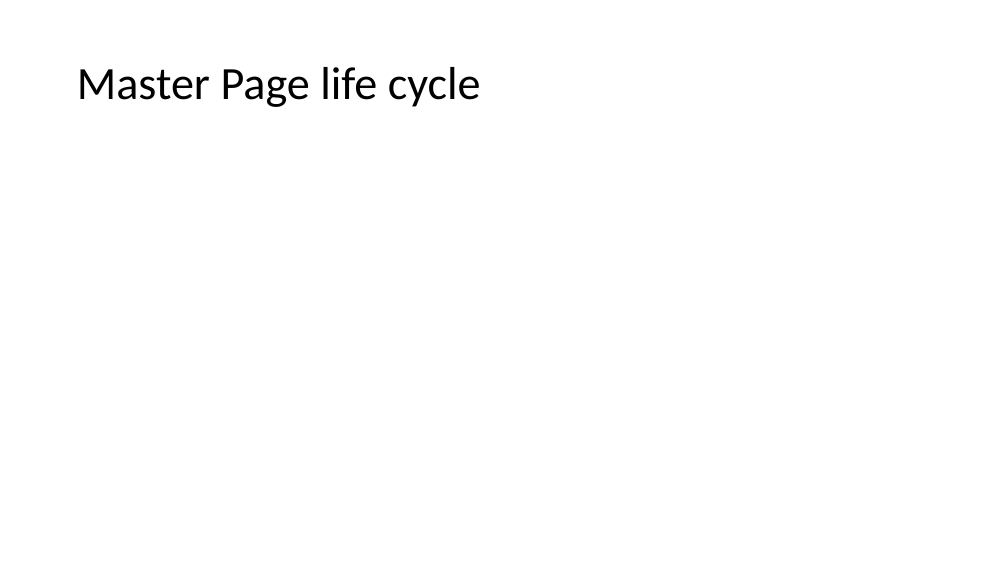
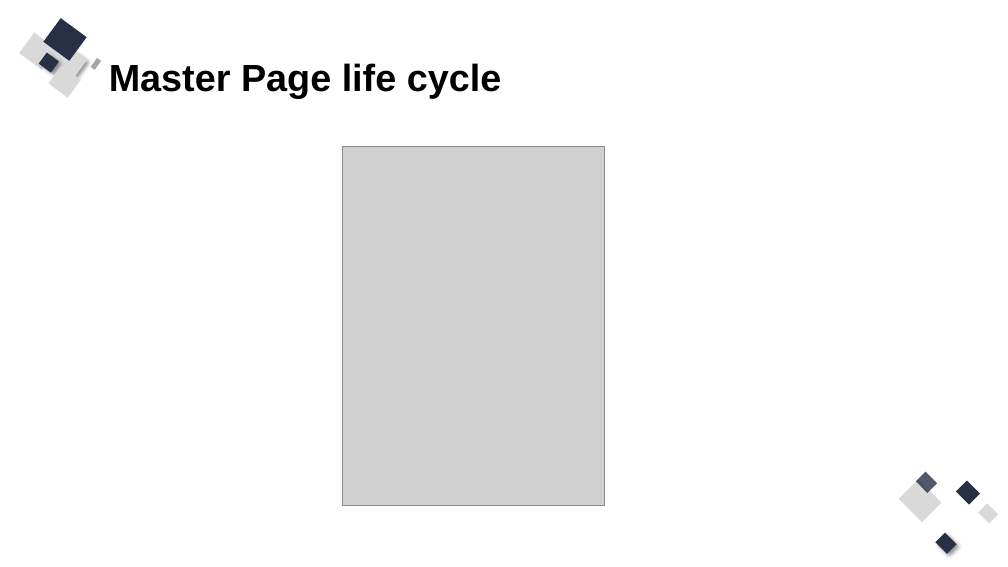
Before and after one commit to Q81JIAXIONG/-, a slide deck: slide 31 of 投影片/2.asp.net webform 框架.pptx (slide 23 before the commit). Drawn at 1008x567 pixels with LibreOffice and Linux fonts; fonts in the diff are those of the drawing; grey boxes stand for pictures. Boxes give left, top, right and bottom in pixels: in the first picture for what was removed or moved away, otherwise in the second. Text is boxed around its words. In the diff, an @@ line names an element or a change of style, - is before the commit and + after.

```diff
--- a/投影片/2.asp.net webform 框架.pptx
+++ b/投影片/2.asp.net webform 框架.pptx
@@ title "Master Page life cycle" moved from (x1=77, y1=67, x2=481, y2=107) to (x1=109, y1=63, x2=502, y2=98) @@
@@ title "Master Page life cycle" at (x1=109, y1=63, x2=502, y2=98): size 44 to 36 pt, font Calibri to Arial, bold on @@
@@ group added at (x1=20, y1=18, x2=102, y2=97): 8 rectangles @@
@@ picture added at (x1=342, y1=147, x2=604, y2=506) @@
@@ group added at (x1=899, y1=472, x2=999, y2=554): 5 rectangles @@
```
Also in this commit, not shown: 7 other slides changed, 33 slides added, 20 slides removed, 23 other files.
